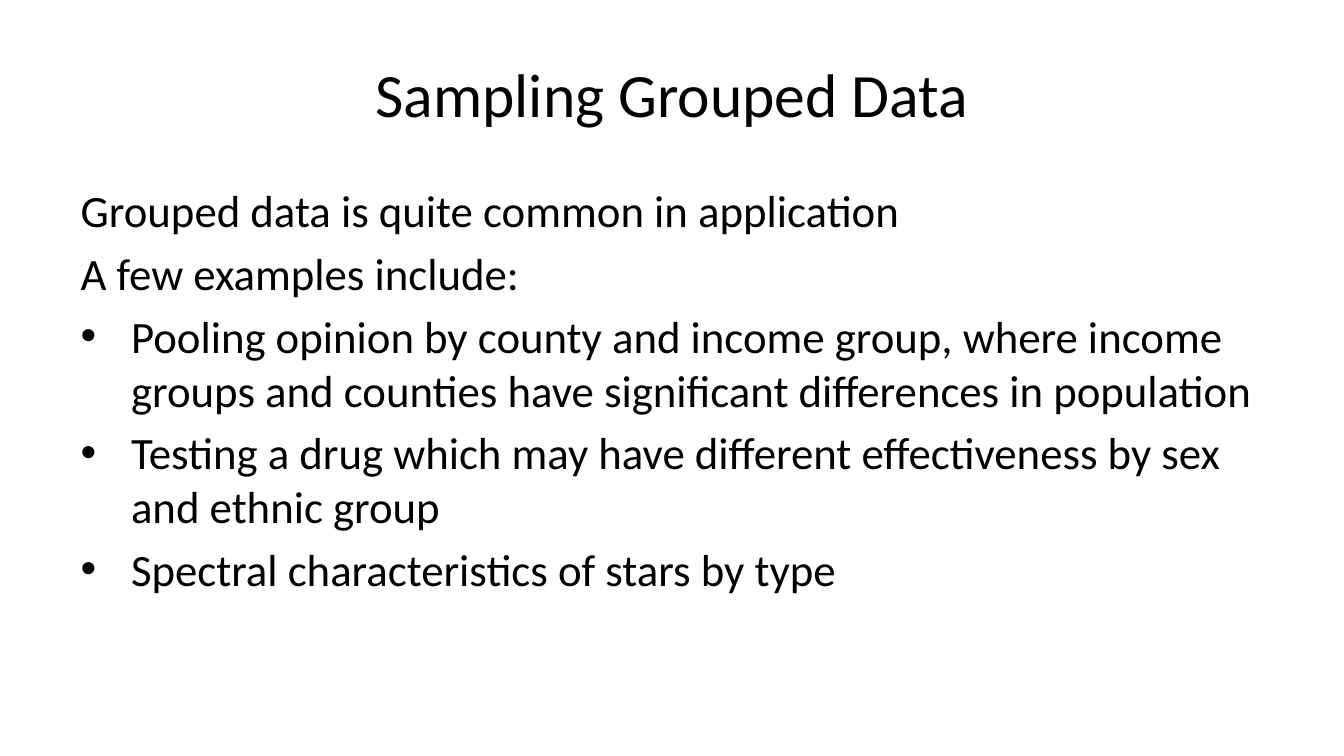
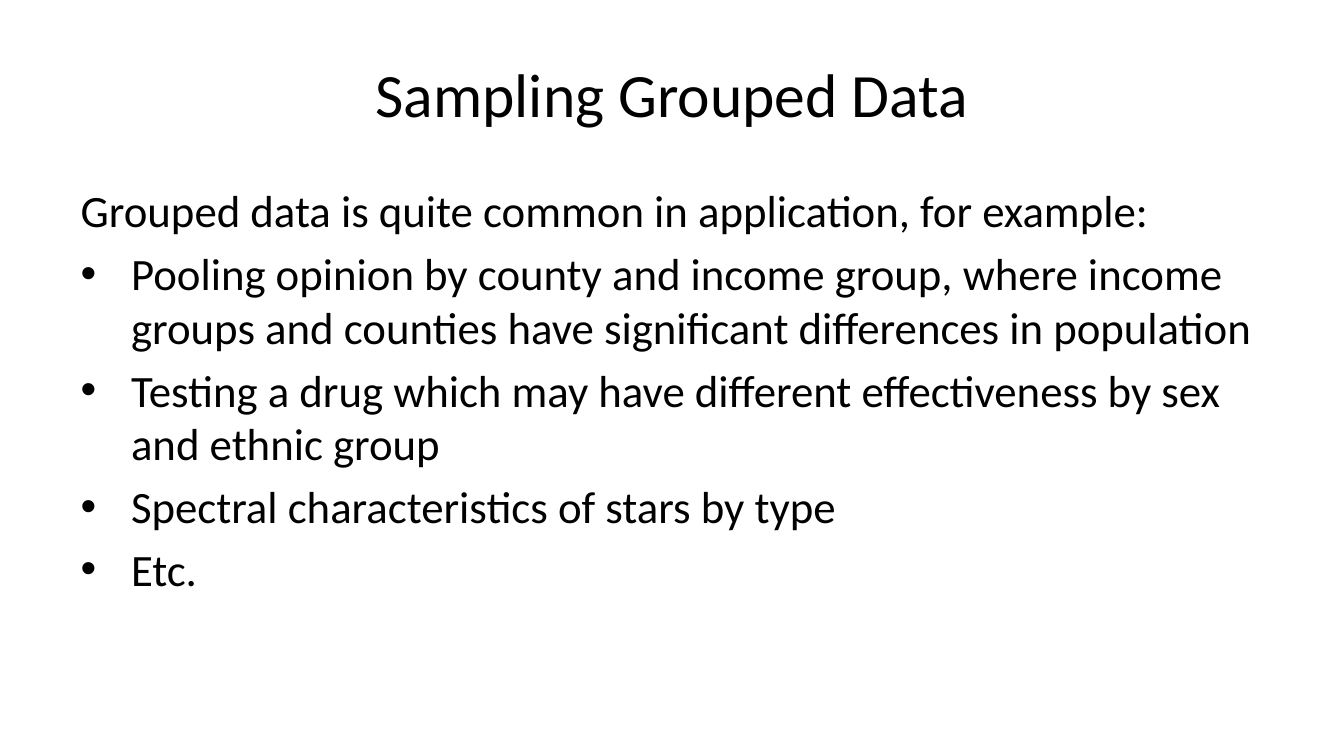
Before and after one commit to StephenElston/CSCI-E-83, a slide deck: slide 34 of LectureSlides/04_SamplingAndSimulation.pptx (slide 29 before the commit). Drawn at 1344x756 pixels with LibreOffice and Linux fonts; fonts in the diff are those of the drawing. Boxes give left, top, right and bottom in pixels: in the first picture for what was removed or moved away, otherwise in the second. Text is boxed around its words. In the diff, an @@ line names an element or a change of style, - is before the commit and + after.

Commit message:
Added visualization review slides and examples

```diff
--- a/LectureSlides/04_SamplingAndSimulation.pptx
+++ b/LectureSlides/04_SamplingAndSimulation.pptx
@@ text at box(81, 196, 1148, 235): text changed @@
-Grouped data is quite common in application
-A few examples include:
+Grouped data is quite common in application, for example:
@@ text at box(131, 557, 197, 587): paragraph added @@
+• Etc.
```
Also in this commit, not shown: 5 other slides changed, 6 slides added, 1 slide removed, 2 other files.
